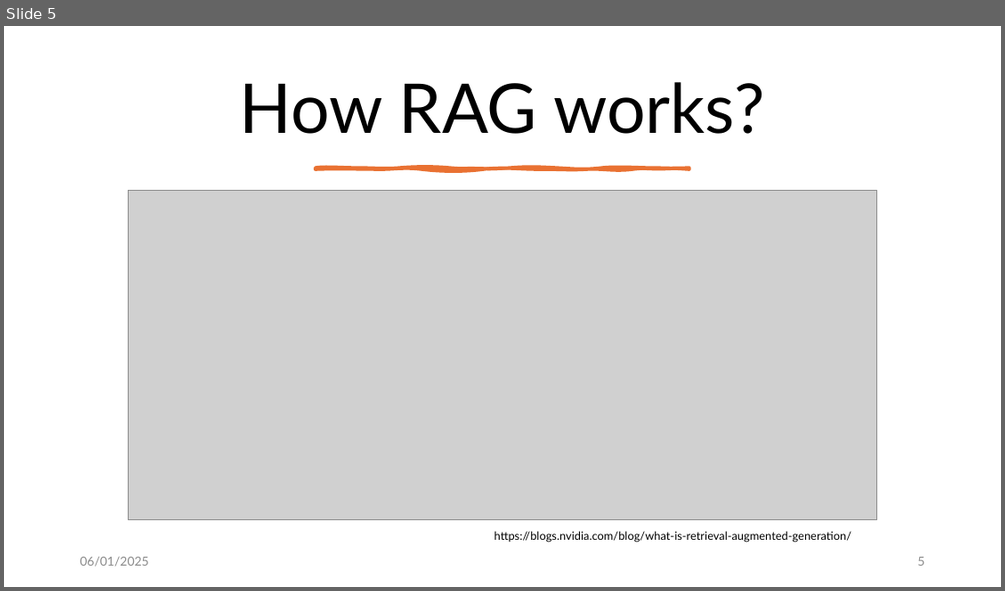
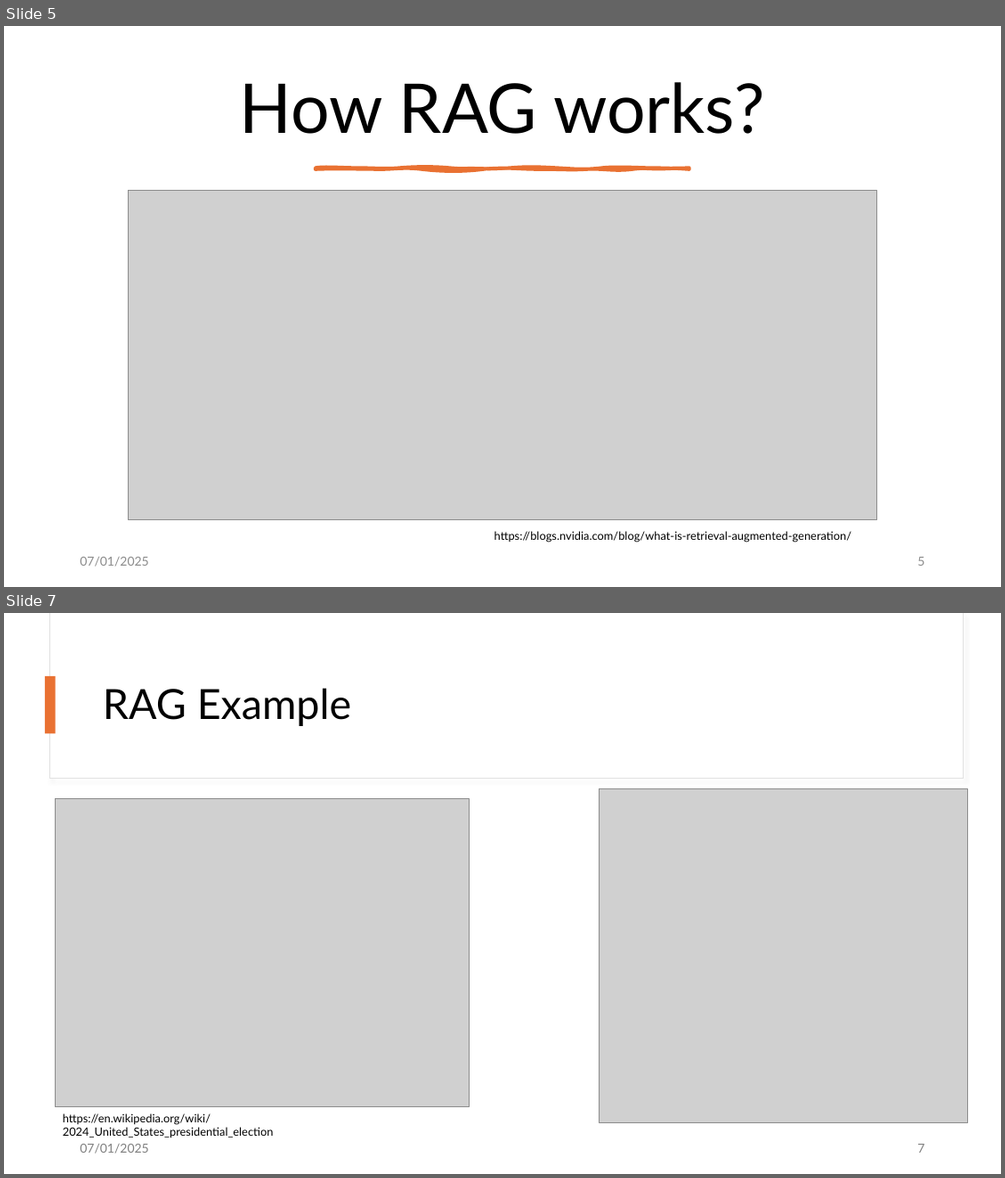
Before and after one commit to Duart3x/RAG-Monograph, a slide deck: presentation.pptx. Shown one above the other, each under a label of ours: slide 5 before the commit, slides 5 and 7 after it; the slides between them are not shown. The pictures are 1005x591 and 1005x1178 pixels, drawn with LibreOffice and Linux fonts; fonts in the diff are those of the drawing; grey boxes stand for pictures. Boxes give left, top, right and bottom in pixels: in the first picture for what was removed or moved away, otherwise in the second. Text is boxed around its words. In the diff, an @@ line names an element or a change of style, - is before the commit and + after.

```diff
--- a/presentation.pptx
+++ b/presentation.pptx
@@ slide 7 added at (x1=4, y1=613, x2=1001, y2=1174), background #FFFFFF @@
@@ rectangle added at (x1=49, y1=613, x2=963, y2=779), fill #FFFFFF, outline #E1E1E1 1 pt @@
@@ rectangle added at (x1=50, y1=613, x2=963, y2=778), fill #FFFFFF @@
@@ rectangle added at (x1=45, y1=676, x2=56, y2=733), fill #E97132 @@
@@ title added at (x1=103, y1=688, x2=351, y2=726), 40 pt, text #000000 @@
+RAG Example
@@ picture added at (x1=56, y1=799, x2=469, y2=1107) @@
@@ picture added at (x1=599, y1=788, x2=968, y2=1122) @@
@@ text added at (x1=63, y1=1113, x2=274, y2=1138), 11 pt, text #000000 @@
+https://en.wikipedia.org/wiki/2024_United_States_presidential_election
@@ text added at (x1=80, y1=1143, x2=148, y2=1153), 12 pt, text #808080 @@
+07/01/2025
@@ page number added at (x1=917, y1=1143, x2=924, y2=1152), 12 pt, text #808080 @@
+7
@@ slide 5 changed as well @@
@@ text at (x1=80, y1=556, x2=148, y2=566): text changed @@
-06/01/2025
+07/01/2025
```
Also in this commit, not shown: 9 other slides changed, 2 other slides added, 4 other files.
